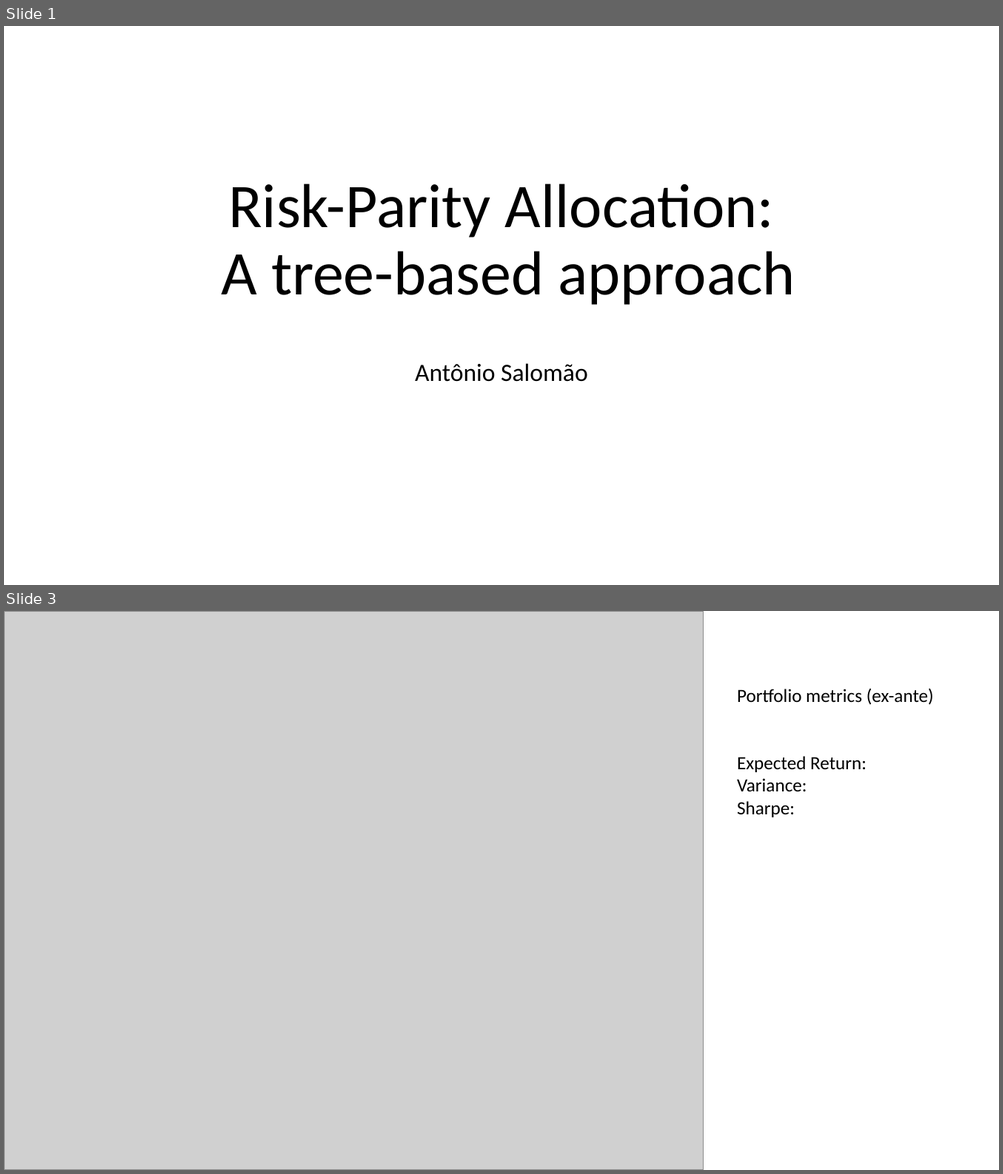
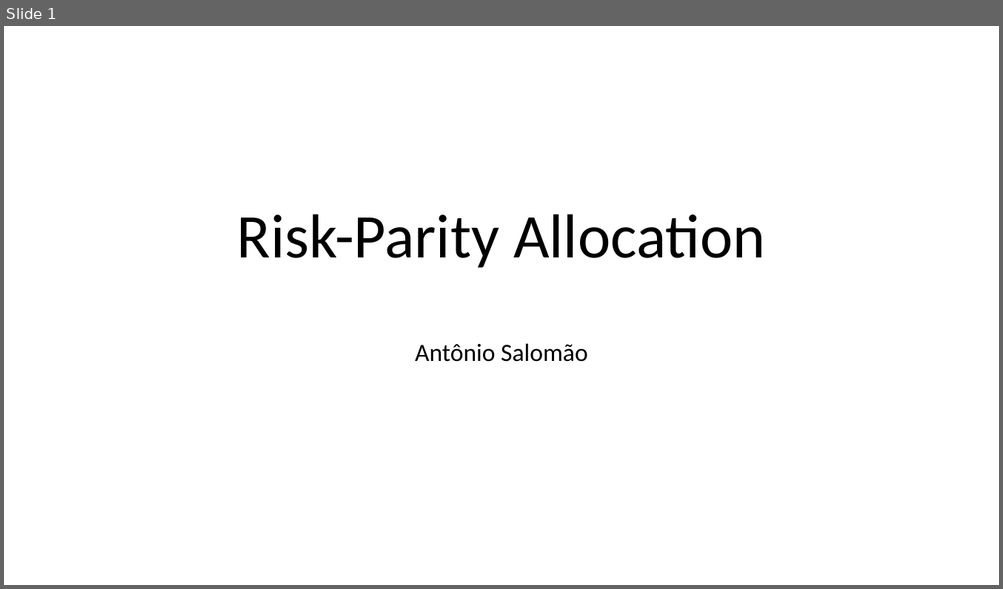
Before and after one commit to antoniosalomao/MPE_1, a slide deck: risk_parity_mpe_risco.pptx. Shown one above the other, each under a label of ours: slides 1 and 3 before the commit, slide 1 after it; the slides between them are not shown. The pictures are 1003x1174 and 1003x589 pixels, drawn with LibreOffice and Linux fonts; fonts in the diff are those of the drawing; grey boxes stand for pictures. Boxes give left, top, right and bottom in pixels: in the first picture for what was removed or moved away, otherwise in the second. Text is boxed around its words. In the diff, an @@ line names an element or a change of style, - is before the commit and + after.

```diff
--- a/risk_parity_mpe_risco.pptx
+++ b/risk_parity_mpe_risco.pptx
@@ slide 3 removed at <box>4,611,999,1170</box>, background #FFFFFF @@
@@ picture removed at <box>4,611,703,1170</box> @@
@@ text removed at <box>737,688,933,817</box> @@
-Portfolio metrics (ex-ante)
-Expected Return:
-Variance:
-Sharpe:
@@ slide 1 changed as well @@
@@ title at <box>237,214,765,268</box>: text changed @@
-Risk-Parity Allocation:
-A tree-based approach
+Risk-Parity Allocation
@@ subtitle "Antônio Salomão": place and size @@
-subtitle "Antônio Salomão" at <box>415,363,588,382</box>
+subtitle "Antônio Salomão" at <box>415,343,588,362</box>
```
Also in this commit, not shown: 1 other slide changed, 7 slides added, 7 other slides removed.
